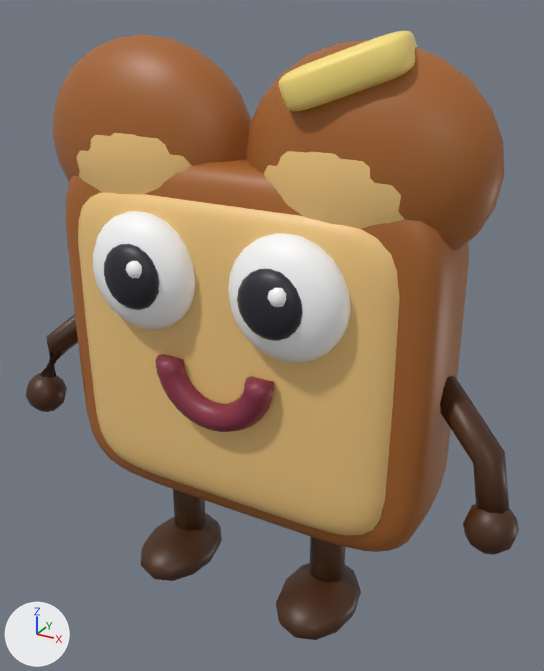
The FBX model Assets/Exports/Goobers/G03_Toastie.fbx as it was, and as the next commit left it.
Before and after are seen from a 50 mm lens placed at (10.487, -2.536, 2.564), pointed at (9.1, -0.015, 1.303). Lighting does not change. The marker at lower left points along +X, +Y and +Z. The older version comes first. Where no turn or scale is listed for an object, it has been applied to the vertices.

The first picture shows 'G03_Toastie__Bread', 'G03_Toastie__Butter', 'G03_Toastie__Crust', 'G03_Toastie__Dark', 'G03_Toastie__Eye', 'G03_Toastie__Mouth', 'G03_Toastie__Pupil'.
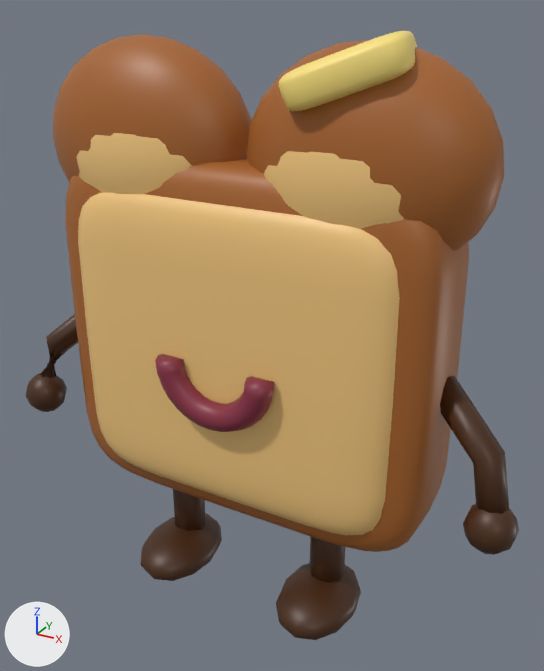
Pixel boxes (x1, y1, x2, y2) of what changed, in the pictures (544 x 671 px):
'G03_Toastie__Eye', deleted: before (93, 211, 351, 363)
'G03_Toastie__Pupil', deleted: before (104, 244, 303, 341)

What the commit changed:
Object 'G03_Toastie__Pupil' (ob_g03_toastie__pupil) is deleted.
Object 'G03_Toastie__Eye' (ob_g03_toastie__eye) is deleted.
